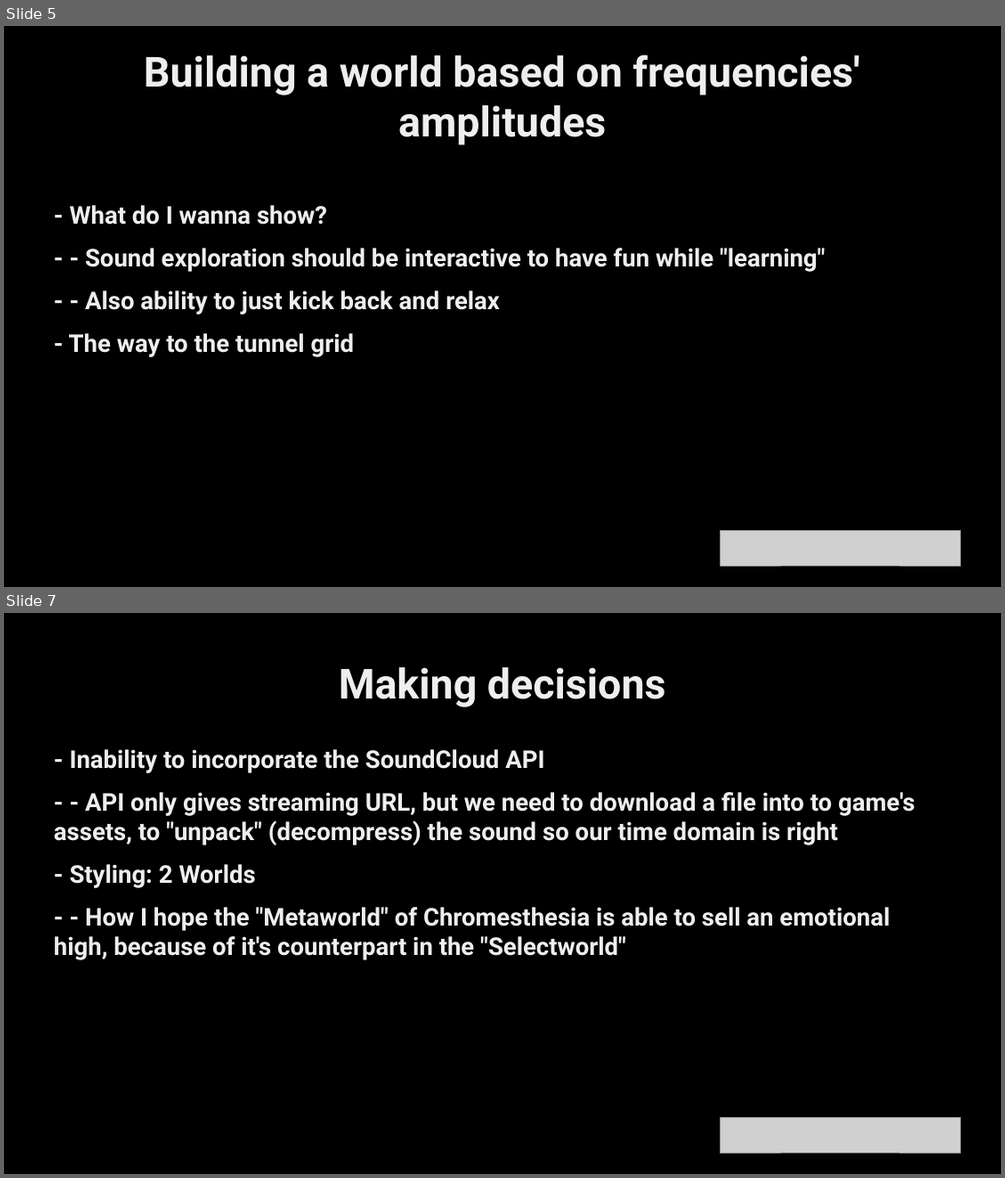
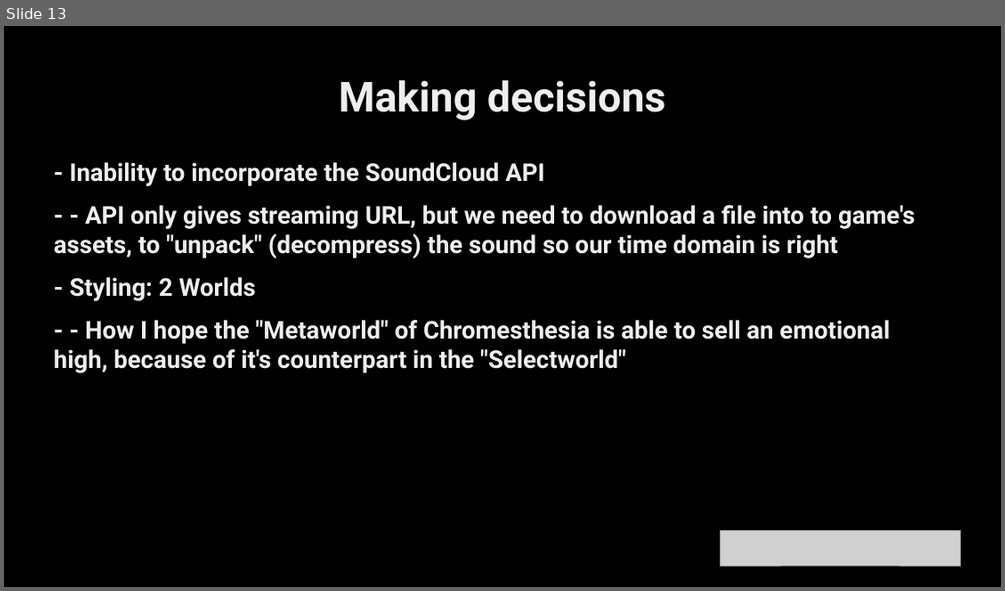
Before and after one commit to etlaM21/Chromesthesia, a slide deck: FINAL_PRESENTATON.odp. Shown one above the other, each under a label of ours: slides 5 and 7 before the commit, slide 13 after it; the slides between them are not shown. The pictures are 1005x1178 and 1005x591 pixels, drawn with LibreOffice and Linux fonts; fonts in the diff are those of the drawing; grey boxes stand for pictures. Boxes give left, top, right and bottom in pixels: in the first picture for what was removed or moved away, otherwise in the second. Text is boxed around its words. In the diff, an @@ line names an element or a change of style, - is before the commit and + after.

```diff
--- a/FINAL_PRESENTATON.odp
+++ b/FINAL_PRESENTATON.odp
@@ slide 5 removed at (4, 26, 1001, 587), background #FFFFFF @@
@@ rectangle removed at (4, 26, 1001, 587) @@
@@ title removed at (144, 54, 859, 145) @@
-Building a world based on frequencies' amplitudes
@@ text removed at (69, 205, 825, 357) @@
-- What do I wanna show?
-- - Sound exploration should be interactive to have fun while "learning"
-- - Also ability to just kick back and relax
-- The way to the tunnel grid
@@ picture removed at (720, 530, 960, 565) @@
@@ what was slide 7 is now slide 13 @@
```
Also in this commit, not shown: 2 slides changed, 8 slides added, 1 other slide removed, 2 other files.
